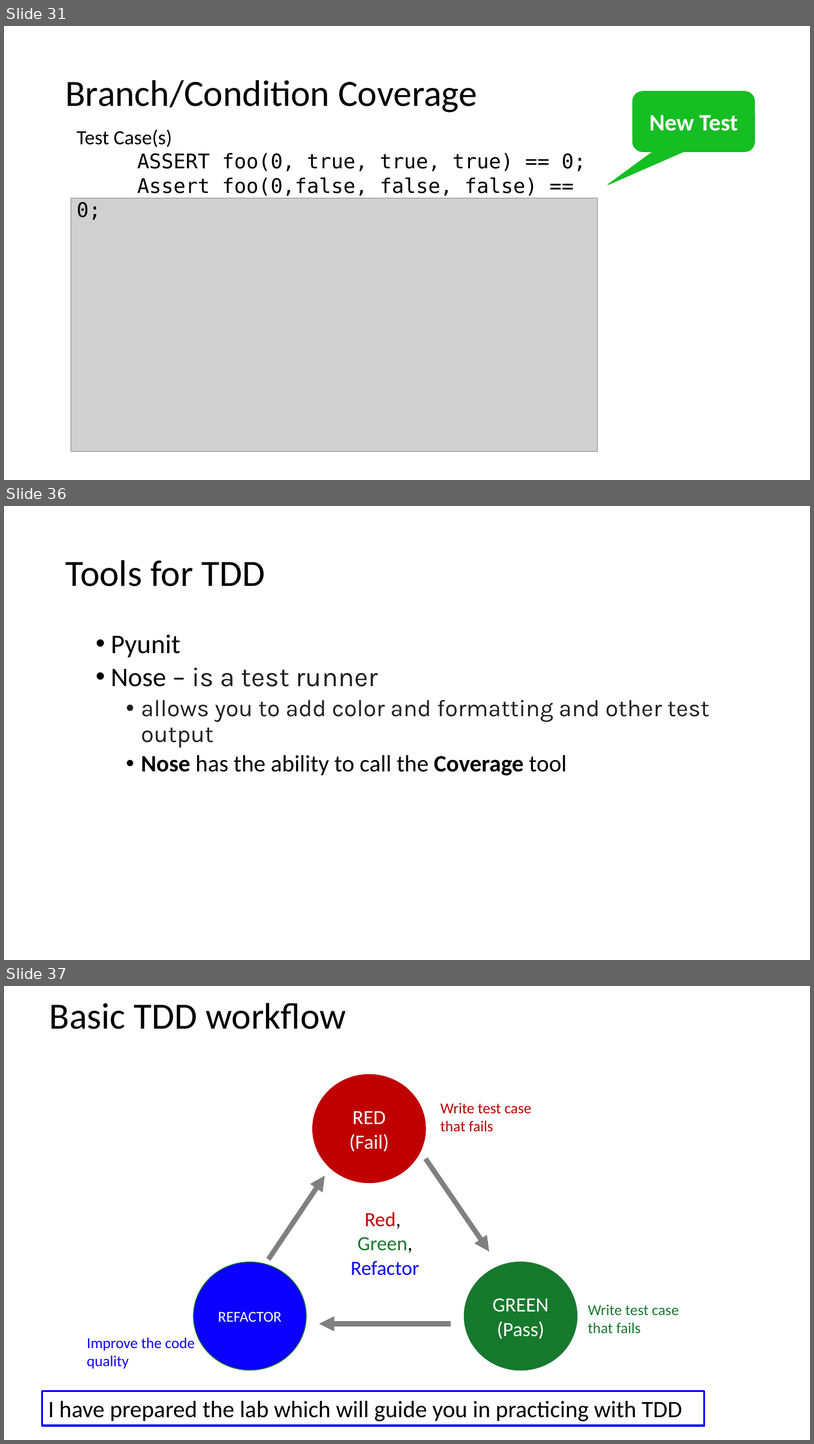
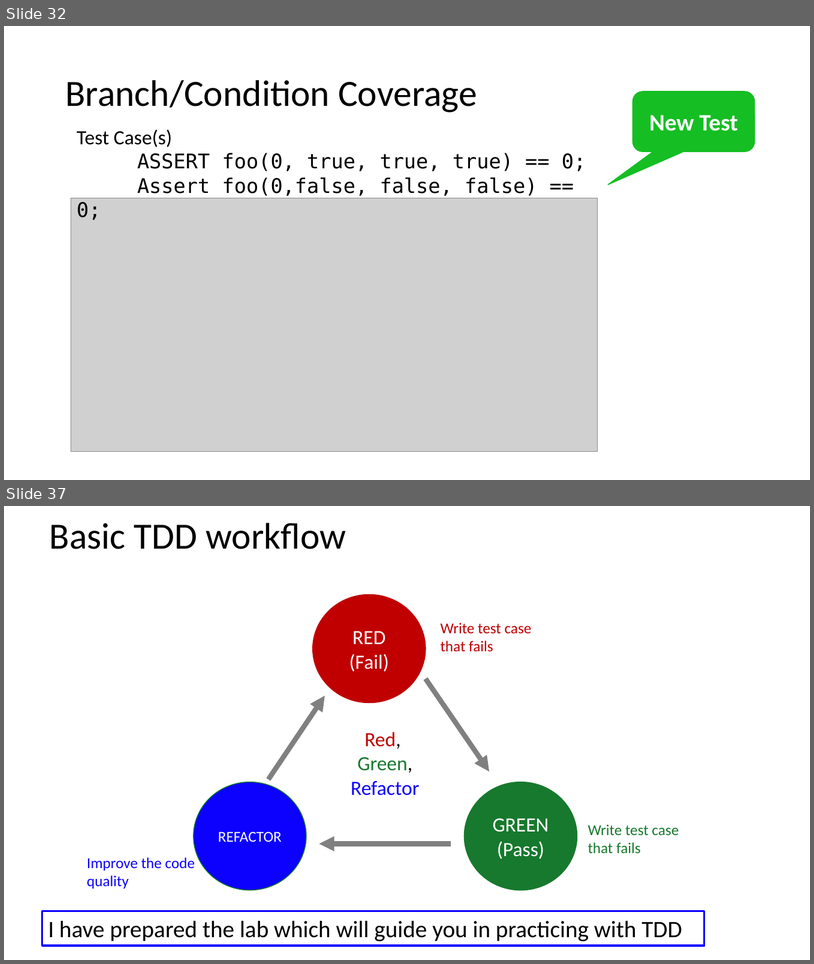
Before and after one commit to johnxu21/johnxu21.github.io, a slide deck: teaching/CS472/Timetable/Testing-2033-fall.pptx. Shown one above the other, each under a label of ours: slides 31, 36 and 37 before the commit, slides 32 and 37 after it; the slides between them are not shown. The pictures are 814x1444 and 814x964 pixels, drawn with LibreOffice and Linux fonts; fonts in the diff are those of the drawing; grey boxes stand for pictures. Boxes give left, top, right and bottom in pixels: in the first picture for what was removed or moved away, otherwise in the second. Text is boxed around its words. In the diff, an @@ line names an element or a change of style, - is before the commit and + after.

```diff
--- a/teaching/CS472/Timetable/Testing-2033-fall.pptx
+++ b/teaching/CS472/Timetable/Testing-2033-fall.pptx
@@ slide 36 removed at (4, 506, 810, 960), background #FFFFFF @@
@@ title removed at (65, 560, 265, 586) @@
-Tools for TDD
@@ text removed at (111, 634, 710, 775) @@
-  • Pyunit
-  • Nose – is a test runner
-    • allows you to add color and formatting and other test output
-    • Nose has the ability to call the Coverage tool
@@ what was slide 31 is now slide 32 @@
```
Also in this commit, not shown: 11 slides changed, 1 slide added, 3 other files.
